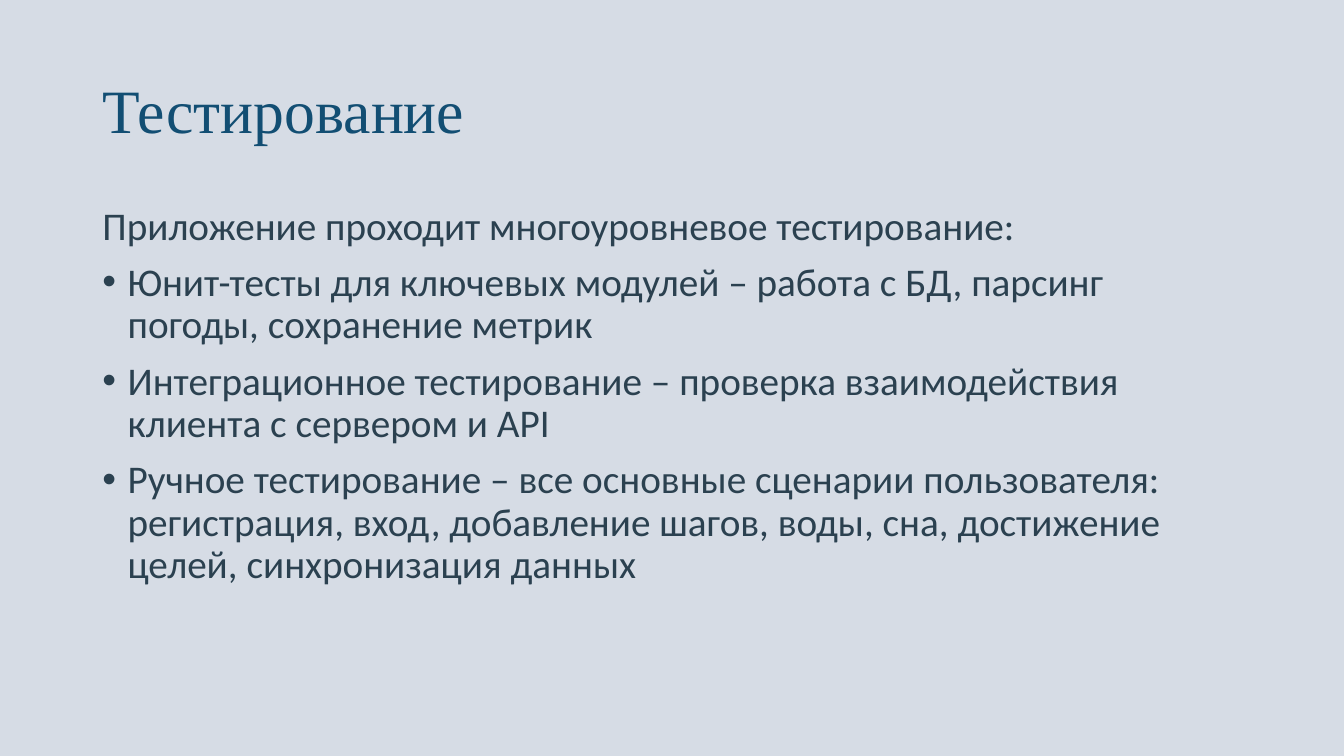
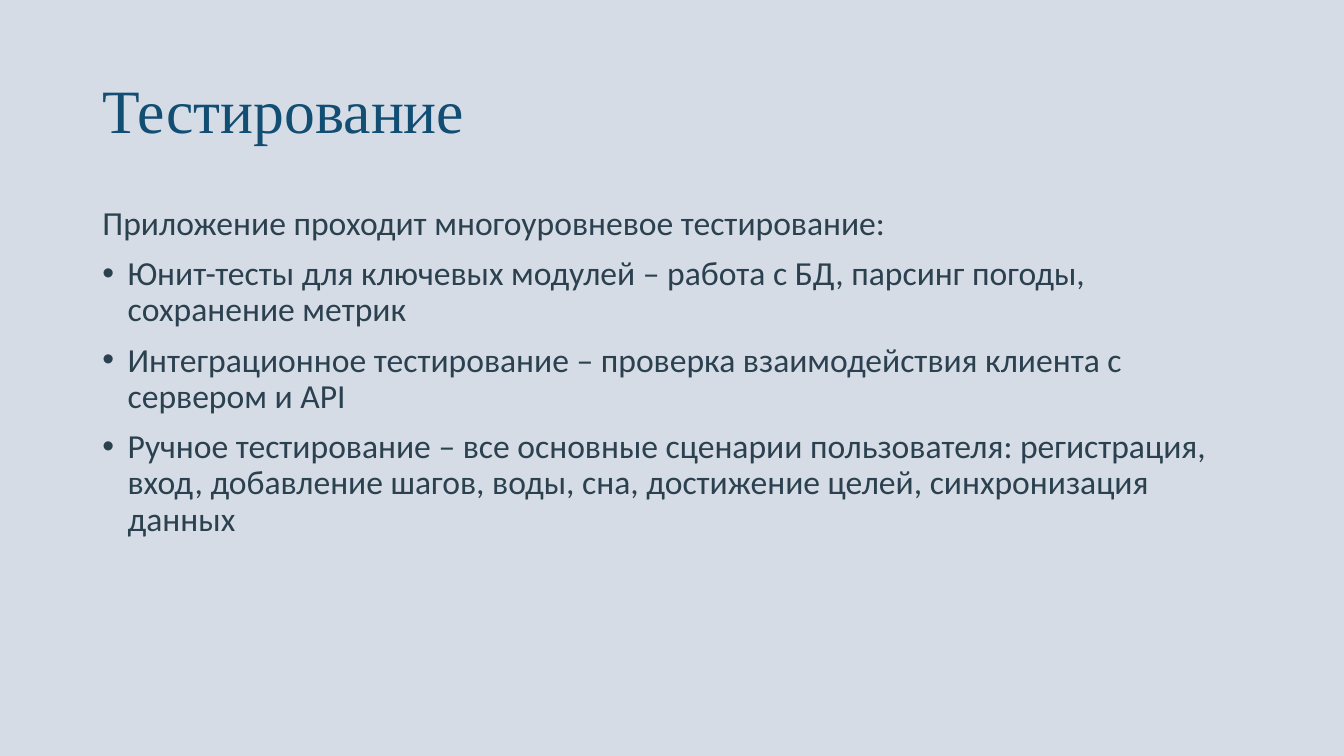
Before and after one commit to Toose-Dany/123, a slide deck: slide 10 of HealthSync.pptx. Drawn at 1344x756 pixels with LibreOffice and Linux fonts; fonts in the diff are those of the drawing. Boxes give left, top, right and bottom in pixels: in the first picture for what was removed or moved away, otherwise in the second. Text is boxed around its words. In the diff, an @@ line names an element or a change of style, - is before the commit and + after.

```diff
--- a/HealthSync.pptx
+++ b/HealthSync.pptx
@@ text "Приложение проходит многоуровневое тестирование:" at (x1=102, y1=213, x2=1206, y2=537): size 28 to 24 pt @@
```
Also in this commit, not shown: 9 other slides changed.
